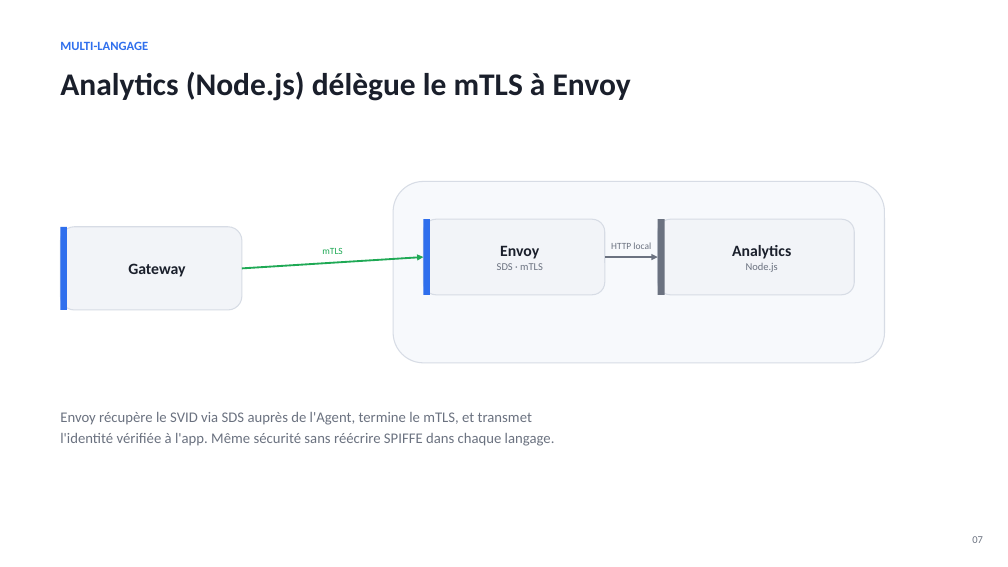
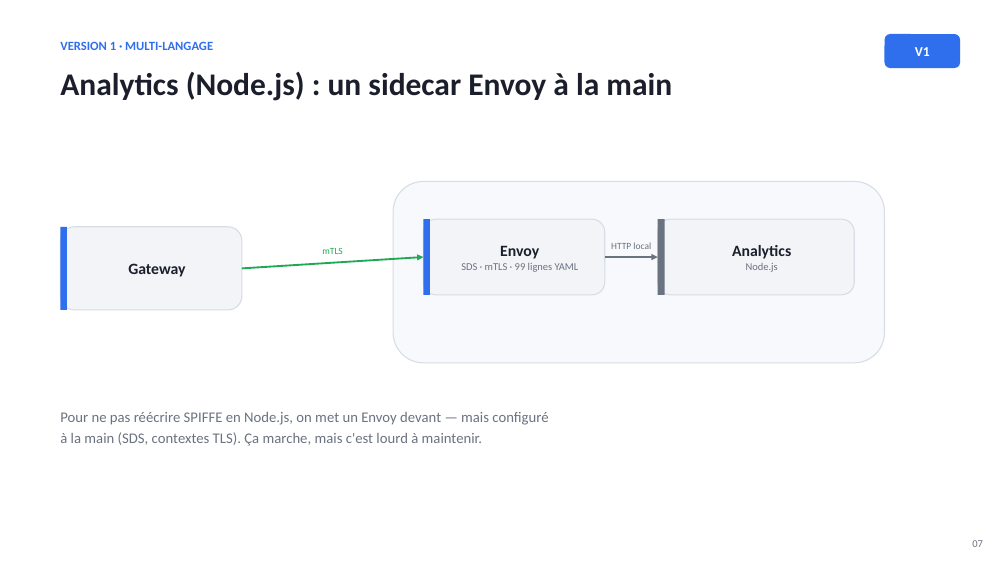
Before and after one commit to Sipixer/SPIRE-DevSecOps, a slide deck: slide 7 of slides/SPIRE-Zero-Trust.pptx. Drawn at 1008x567 pixels with LibreOffice and Linux fonts; fonts in the diff are those of the drawing. Boxes give left, top, right and bottom in pixels: in the first picture for what was removed or moved away, otherwise in the second. Text is boxed around its words. In the diff, an @@ line names an element or a change of style, - is before the commit and + after.

Commit message:
slides: deck réécrit en narratif d'évolution v1 -> v2
- 11 -> 17 slides. Fil rouge : le zero-trust (2 principes) porté
  différemment par les 2 versions.
- V1 (SPIRE manuel) : identité SVID, mTLS+policy en code, Envoy manuel,
  puis une slide 'limites' (charnière).
- V2 (Istio) : bascule (l'app -> le mesh), AuthorizationPolicy déclaratives,
  le 403 démontré, Kiali observable.
- slide comparaison v1 vs v2 (identité/mTLS/autz/observabilité).
- slide accès zero-trust : JIT SSH + Cloudflare Tunnel/Access.
- infra à jour (Istio au lieu de SPIRE dans les slides plateforme/CI).

```diff
--- a/slides/SPIRE-Zero-Trust.pptx
+++ b/slides/SPIRE-Zero-Trust.pptx
@@ text at bbox=[60, 41, 213, 50]: text changed @@
-MULTI-LANGAGE
+VERSION 1 · MULTI-LANGAGE
@@ rounded rectangle added at bbox=[885, 34, 960, 68], fill #2F6FED, 13 pt, text #FFFFFF, bold @@
+V1
@@ text at bbox=[60, 72, 672, 101]: text changed @@
-Analytics (Node.js) délègue le mTLS à Envoy
+Analytics (Node.js) : un sidecar Envoy à la main
@@ text in rounded rectangle at bbox=[461, 263, 579, 272]: text changed @@
-SDS · mTLS
+SDS · mTLS · 99 lignes YAML
@@ text at bbox=[60, 412, 548, 446]: text changed @@
-Envoy récupère le SVID via SDS auprès de l'Agent, termine le mTLS, et transmet
-l'identité vérifiée à l'app. Même sécurité sans réécrire SPIFFE dans chaque langage.
+Pour ne pas réécrire SPIFFE en Node.js, on met un Envoy devant — mais configuré
+à la main (SDS, contextes TLS). Ça marche, mais c'est lourd à maintenir.
@@ text "07": place and size @@
-text "07" at bbox=[972, 536, 983, 543]
+text "07" at bbox=[972, 540, 983, 547]
```
Also in this commit, not shown: 7 other slides changed, 9 slides added, 3 slides removed, 1 other file.
